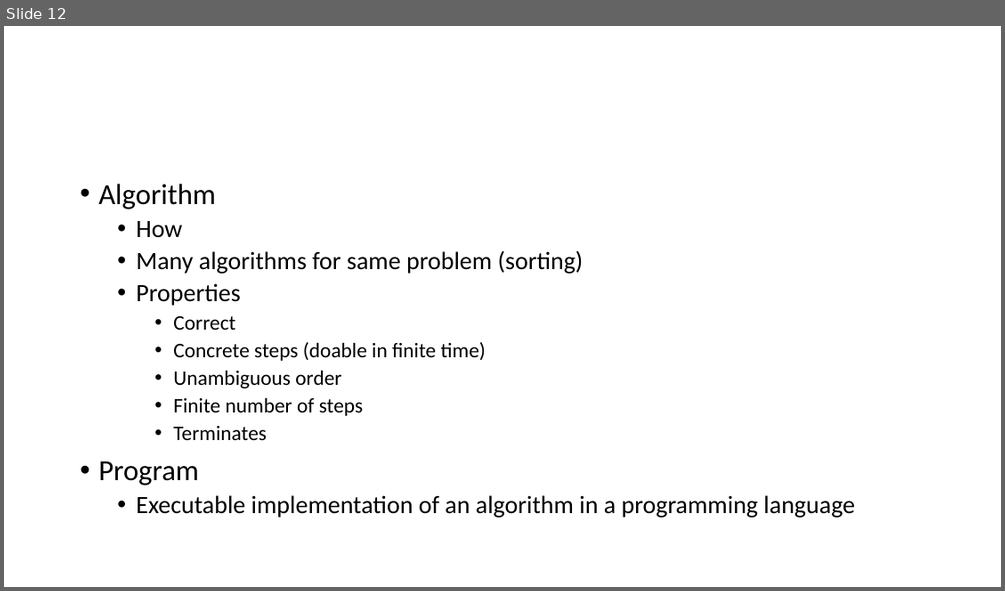
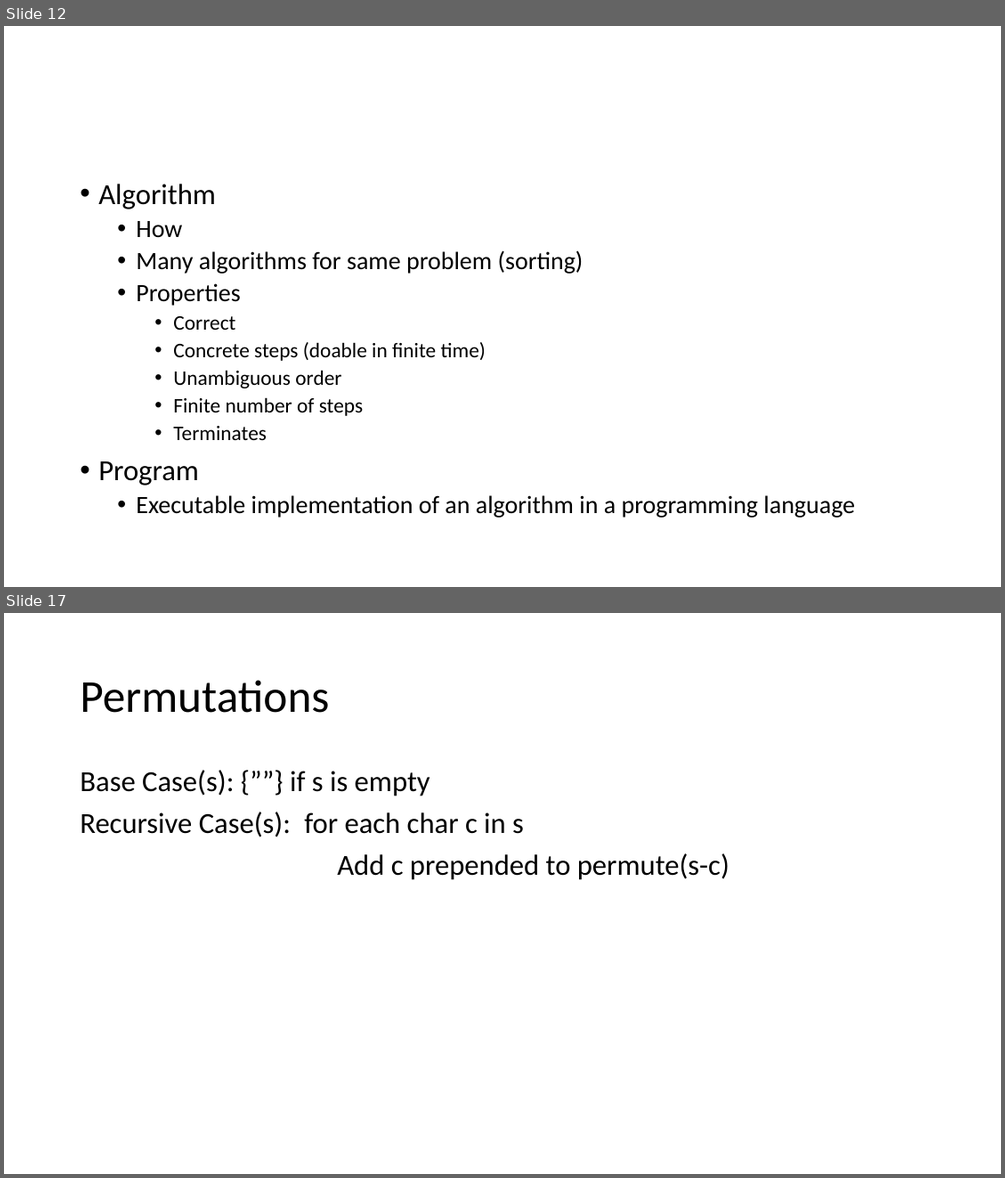
Before and after one commit to skalakm/232, a slide deck: notes.pptx. Shown one above the other, each under a label of ours: slide 12 before the commit, slides 12 and 17 after it; the slides between them are not shown. The pictures are 1005x591 and 1005x1178 pixels, drawn with LibreOffice and Linux fonts; fonts in the diff are those of the drawing. Boxes give left, top, right and bottom in pixels: in the first picture for what was removed or moved away, otherwise in the second. Text is boxed around its words. In the diff, an @@ line names an element or a change of style, - is before the commit and + after.

```diff
--- a/notes.pptx
+++ b/notes.pptx
@@ slide 17 added at (x1=4, y1=613, x2=1001, y2=1174), background #FFFFFF @@
@@ title added at (x1=80, y1=680, x2=329, y2=713), 44 pt, text #000000 @@
+Permutations
@@ text added at (x1=80, y1=770, x2=729, y2=880), 28 pt, text #000000 @@
+Base Case(s): {””} if s is empty
+Recursive Case(s): for each char c in s
+Add c prepended to permute(s-c)
```
Also in this commit, not shown: 9 other slides added.
